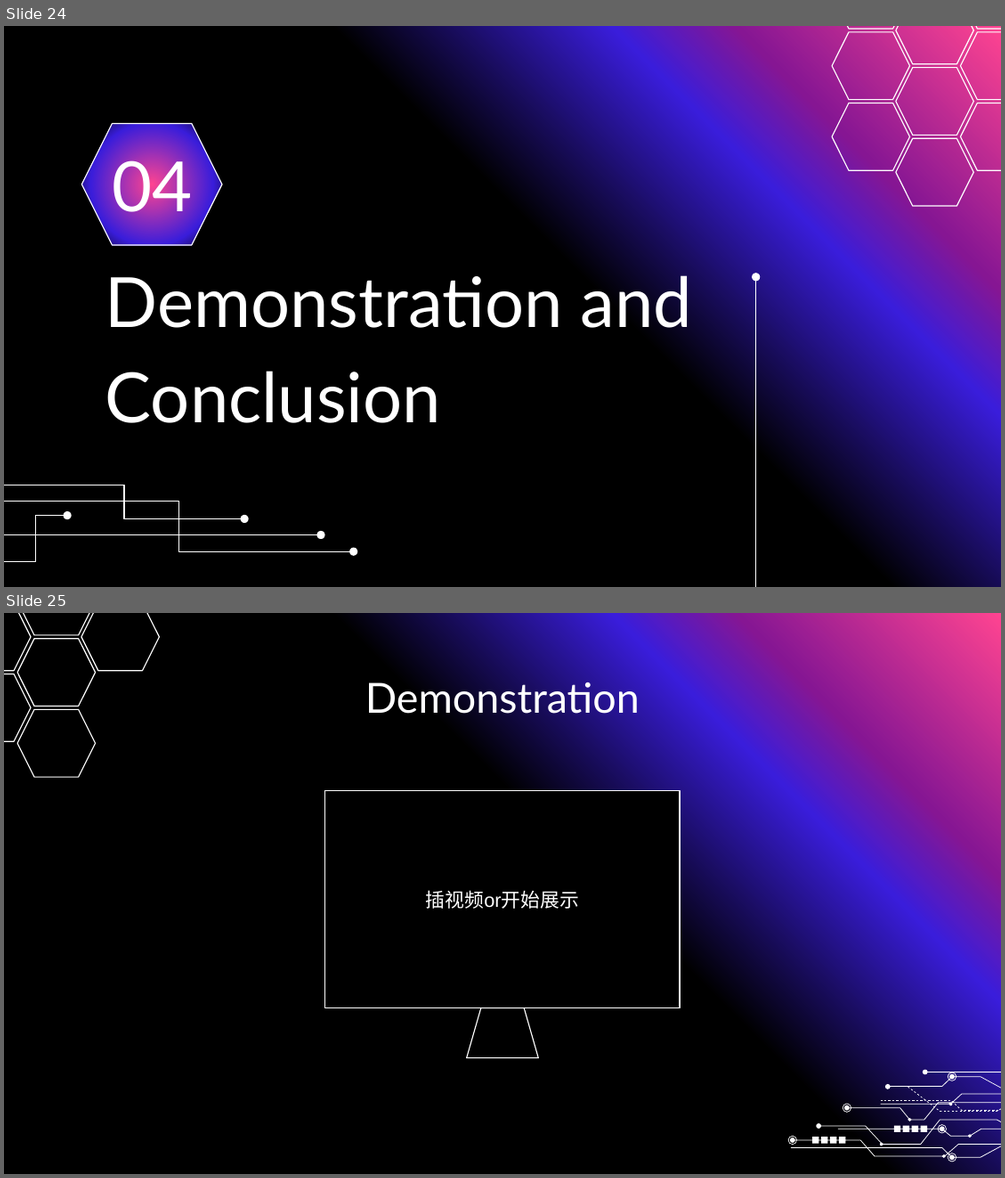
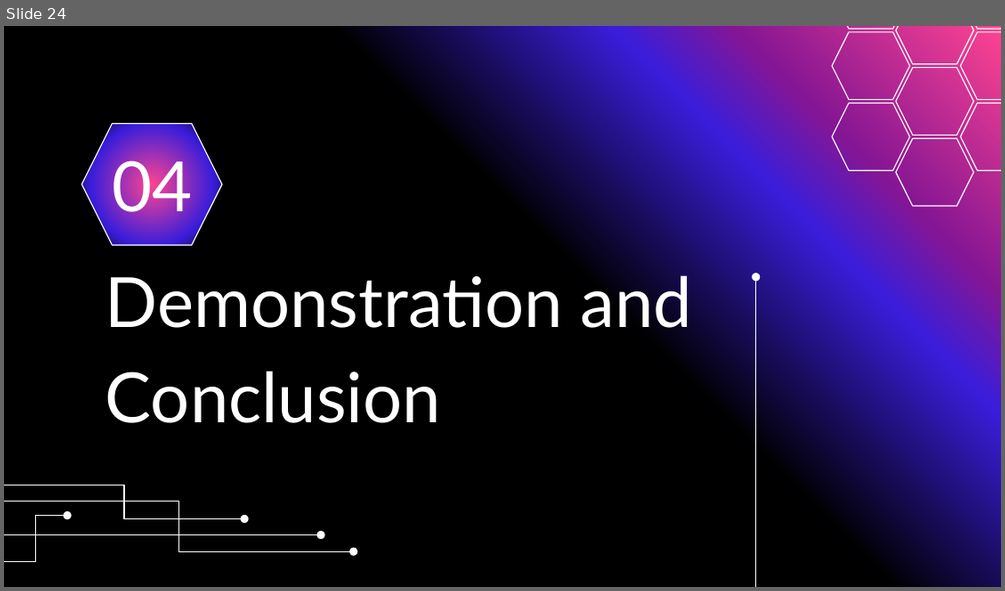
Before and after one commit to PolyFesneauLi/MyDeFi, a slide deck: PPT.pptx. Shown one above the other, each under a label of ours: slides 24 and 25 before the commit, slide 24 after it. The pictures are 1005x1178 and 1005x591 pixels, drawn with LibreOffice and Linux fonts; fonts in the diff are those of the drawing. Boxes give left, top, right and bottom in pixels: in the first picture for what was removed or moved away, otherwise in the second. Text is boxed around its words. In the diff, an @@ line names an element or a change of style, - is before the commit and + after.

```diff
--- a/PPT.pptx
+++ b/PPT.pptx
@@ slide 25 removed at [4, 613, 1001, 1174], background gradient #FF4491 to #861693 to #3A1DDB to #000000 @@
@@ group removed at [4, 613, 160, 778]: 6 hexagons @@
@@ title removed at [365, 676, 639, 721] @@
-Demonstration
@@ rectangle removed at [325, 790, 680, 1008] @@
-插视频or开始展示
@@ flow chart manual operation removed at [467, 1008, 538, 1058] @@
@@ group removed at [788, 1069, 1001, 1162]: 55 freeform shapes @@
```
Also in this commit, not shown: 1 slide added, 2 other files.
